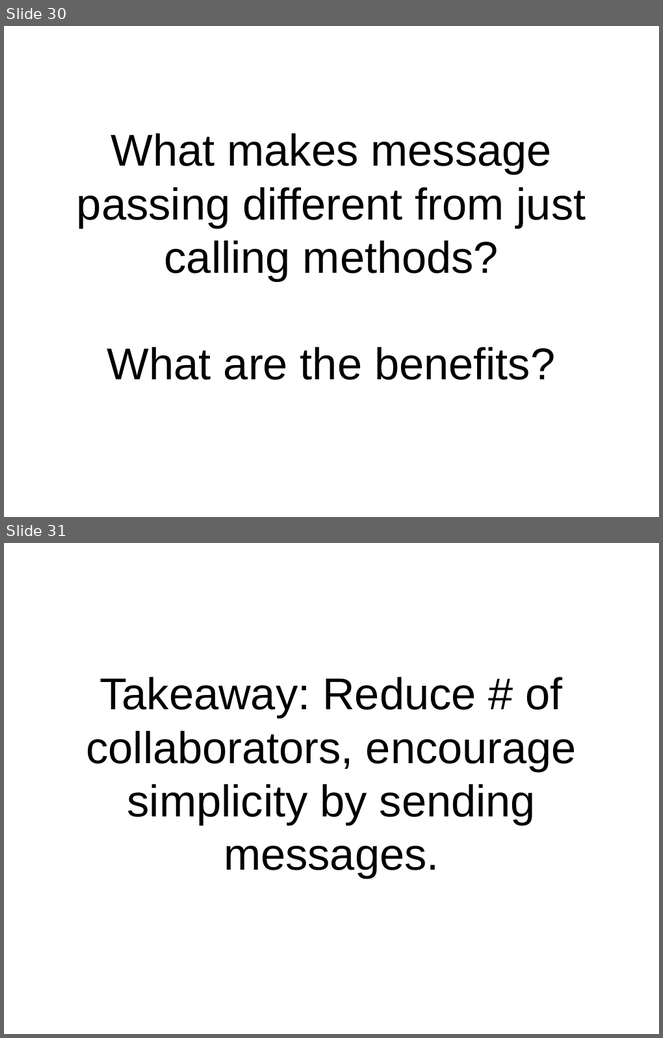
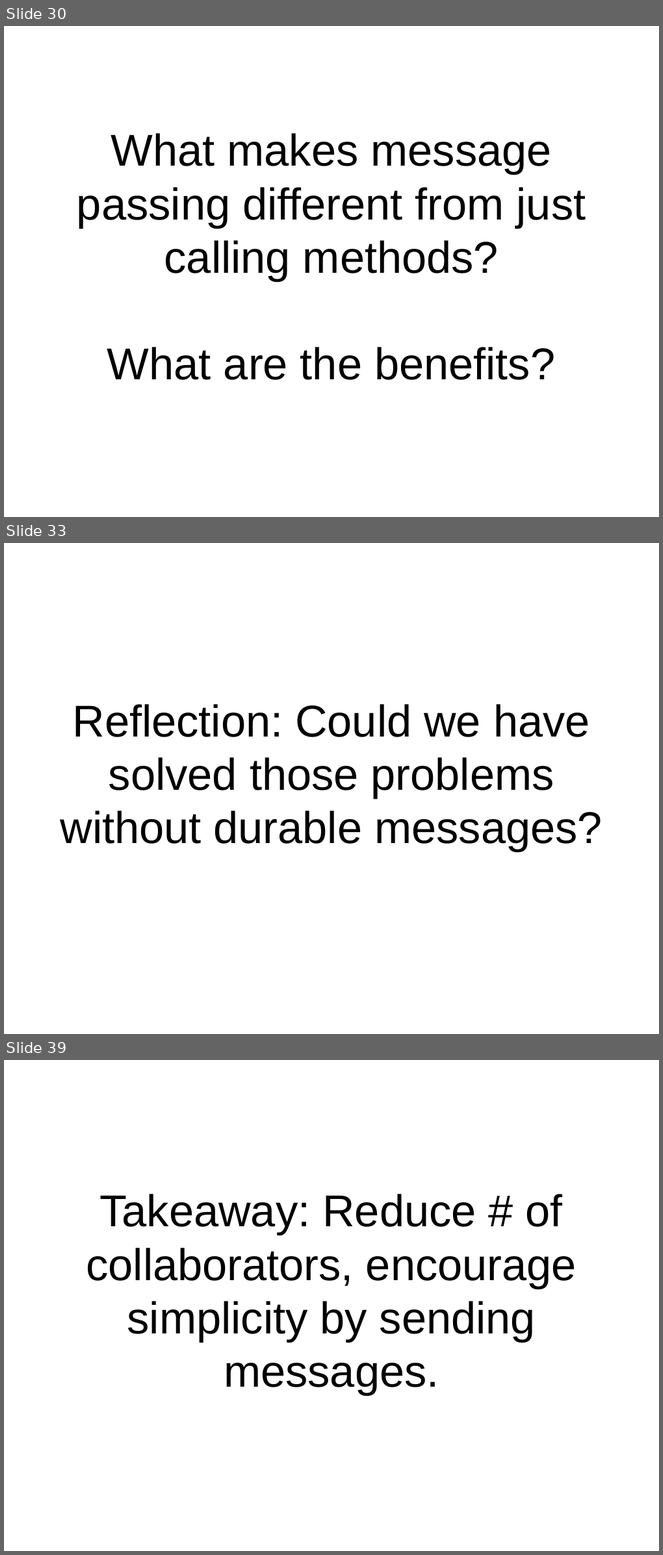
Before and after one commit to pseale/presentation-message-passing, a slide deck: message-passing.odp. Shown one above the other, each under a label of ours: slides 30 and 31 before the commit, slides 30, 33 and 39 after it; the slides between them are not shown. The pictures are 663x1038 and 663x1555 pixels, drawn with LibreOffice and Linux fonts; fonts in the diff are those of the drawing. Boxes give left, top, right and bottom in pixels: in the first picture for what was removed or moved away, otherwise in the second. Text is boxed around its words. In the diff, an @@ line names an element or a change of style, - is before the commit and + after.

```diff
--- a/message-passing.odp
+++ b/message-passing.odp
@@ slide 33 added at <box>4,543,659,1034</box>, background #FFFFFF @@
@@ subtitle added at <box>61,704,603,852</box>, 54 pt, text #000000 @@
+Reflection: Could we have solved those problems without durable messages?
@@ what was slide 31 is now slide 39 @@
```
Also in this commit, not shown: 2 slides changed, 7 other slides added, 27 other files.
